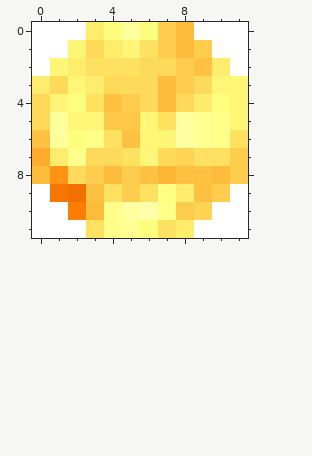
A pixel-art sprite gets an edit: public/dm.png. Above: the version before the commit.
The file is 12x12 pixels. Colours within 5 levels of each other are drawn and written as one.
Once edited:
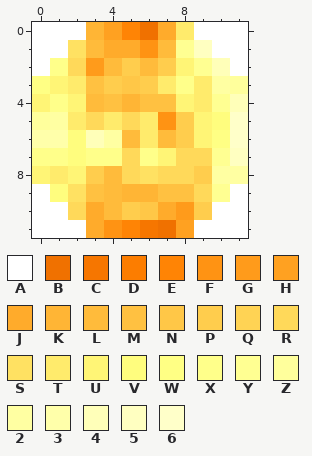
Palette (. is transparent): A #ffffff  B #f07100  C #f67600  D #fc7d00  E #ff8405  F #ff9313  G #ff9b1b  H #ffa121  J #ffab2b  K #ffb535  L #ffbb3b  M #ffc141  N #ffc747  P #ffcd4d  Q #ffd354  R #ffd95a  S #ffe162  T #ffeb6c  U #fff576  V #fffd7e  W #ffff84  X #ffff8a  Y #ffff92  Z #ffff9c  2 #ffffa2  3 #ffffaa  4 #ffffb9  5 #ffffc1  6 #ffffc9
Change:
Changed rows in their new state; - is an unchanged pixel.
first column x 0:
 0 ---KHEBJT---
 1 --SLJJFLY5--
 2 -XRGLPLPUY4-
 3 WUTMPNPTXT2Z
 4 UXUL-KMMU-Y4
 5 Z2TRTRTFPUV6
 6 33-42LTLPUW6
 7 XXVXXRXURRY5
 8 UTU--RSRRP22
 9 -VS-LKKMMRY-
10 --RJLPNJGP--
11 ---JFECBH---
Boxes around the changes in both pictures, in picture pixels (x1, y1, x2, y2):
changed: (32, 22, 248, 238)
